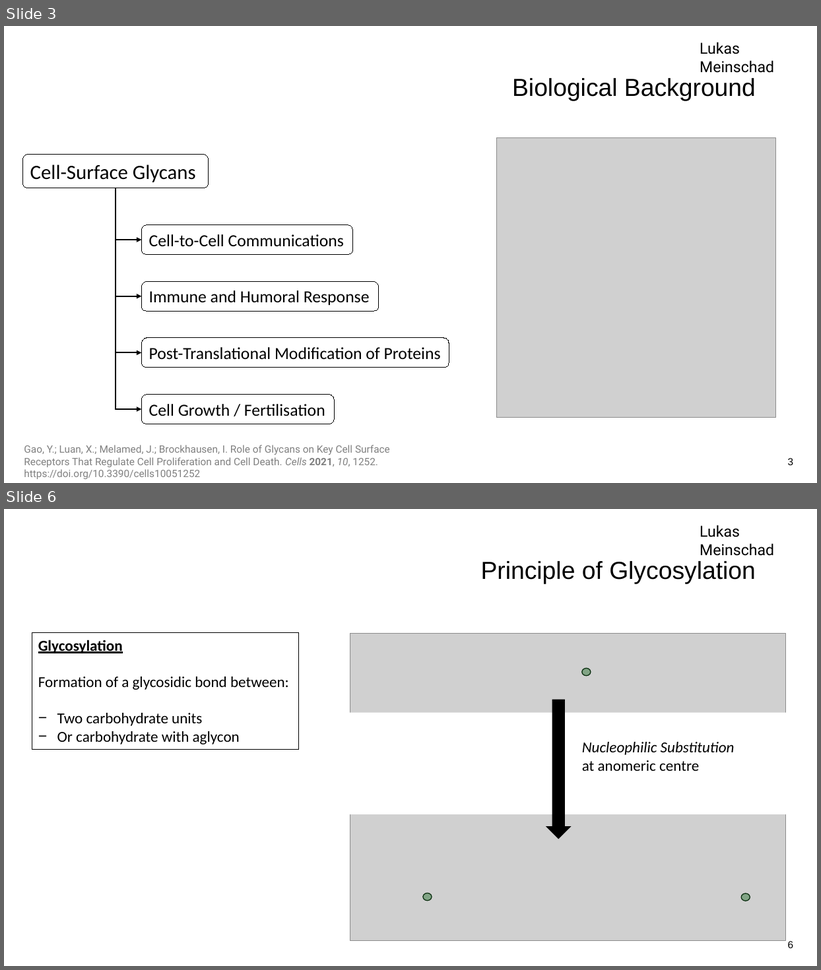
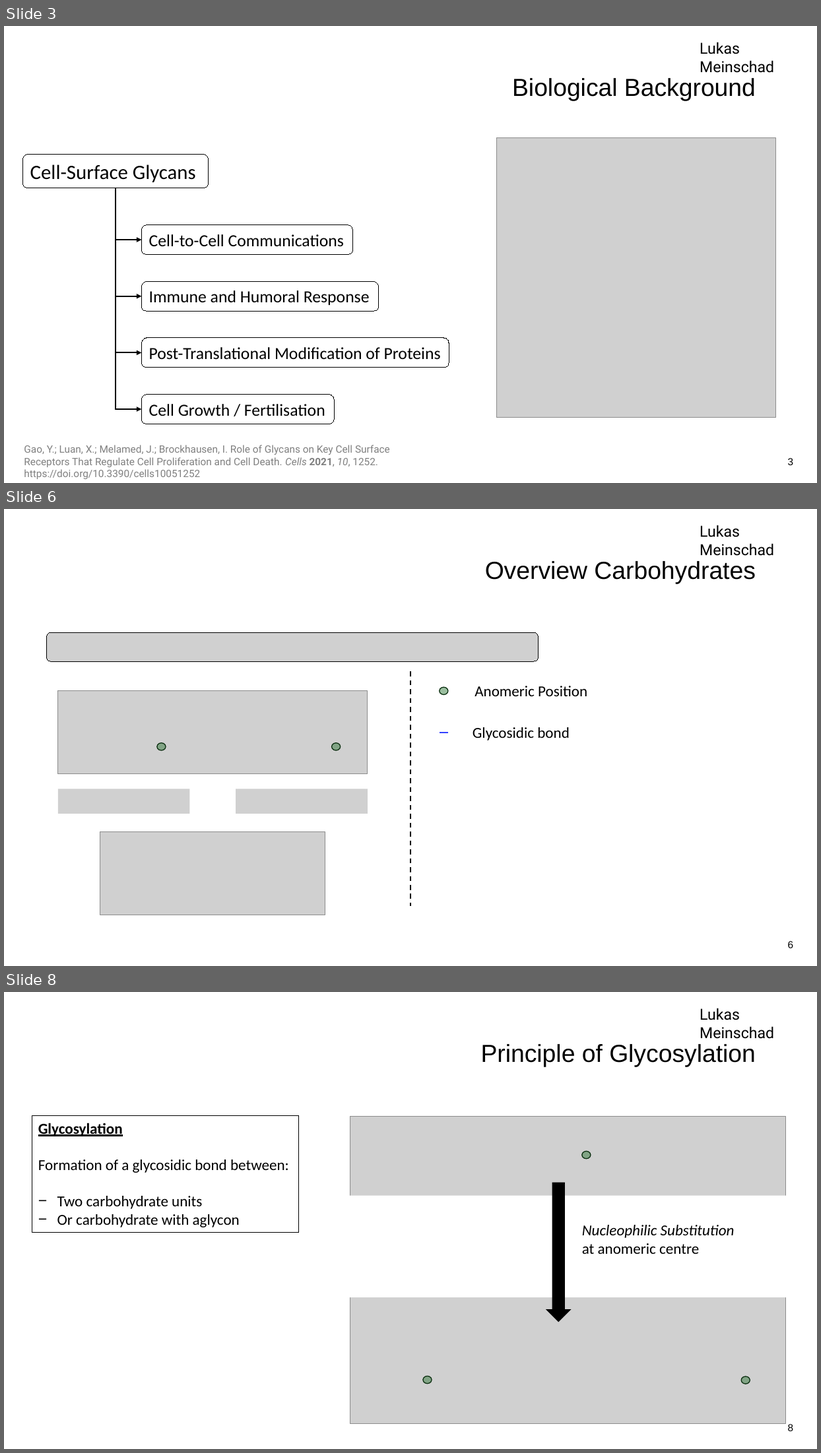
Before and after one commit to LukasMeinschad/Studium, a slide deck: Chemie/OC/Seminar/Seminartalk_OC_Lukas_Meinschad.pptx. Shown one above the other, each under a label of ours: slides 3 and 6 before the commit, slides 3, 6 and 8 after it; the slides between them are not shown. The pictures are 821x970 and 821x1453 pixels, drawn with LibreOffice and Linux fonts; fonts in the diff are those of the drawing; grey boxes stand for pictures; background and template pictures are left out. Boxes give left, top, right and bottom in pixels: in the first picture for what was removed or moved away, otherwise in the second. Text is boxed around its words. In the diff, an @@ line names an element or a change of style, - is before the commit and + after.

```diff
--- a/Chemie/OC/Seminar/Seminartalk_OC_Lukas_Meinschad.pptx
+++ b/Chemie/OC/Seminar/Seminartalk_OC_Lukas_Meinschad.pptx
@@ slide 6 added at (x1=4, y1=509, x2=817, y2=966), background #FFFFFF; not listed: 1 template element that a slide beside it also shows @@
@@ title added at (x1=485, y1=561, x2=756, y2=584), 29 pt, text #000000 @@
+Overview Carbohydrates
@@ picture added at (x1=46, y1=632, x2=539, y2=661) @@
@@ line added from (411, 671) to (411, 906), #000000 1.5 pt dashed @@
@@ text added at (x1=475, y1=686, x2=587, y2=696), 18 pt, text #000000 @@
+Anomeric Position
@@ picture added at (x1=58, y1=691, x2=368, y2=774) @@
@@ ellipse added at (x1=440, y1=687, x2=448, y2=694), fill #196B24 at 43% opacity, outline #0B2F10 1 pt @@
@@ ellipse added at (x1=157, y1=743, x2=166, y2=751), fill #196B24 at 43% opacity, outline #0B2F10 1 pt @@
@@ ellipse added at (x1=331, y1=743, x2=340, y2=751), fill #196B24 at 43% opacity, outline #0B2F10 1 pt @@
@@ line added from (440, 733) to (448, 733), #3341FF 1.5 pt @@
@@ text added at (x1=473, y1=727, x2=570, y2=741), 18 pt, text #000000 @@
+Glycosidic bond
@@ picture added at (x1=58, y1=789, x2=190, y2=813) @@
@@ picture added at (x1=236, y1=789, x2=368, y2=813) @@
@@ picture added at (x1=100, y1=832, x2=325, y2=916) @@
@@ page number added at (x1=788, y1=941, x2=794, y2=949), 12 pt, text #000000 @@
+6
@@ what was slide 6 is now slide 8 @@
@@ page number at (x1=788, y1=1424, x2=794, y2=1432): text changed @@
-6
+8
```
Also in this commit, not shown: 5 slides changed, 12 other slides added, 1 slide removed, 13 other files.
